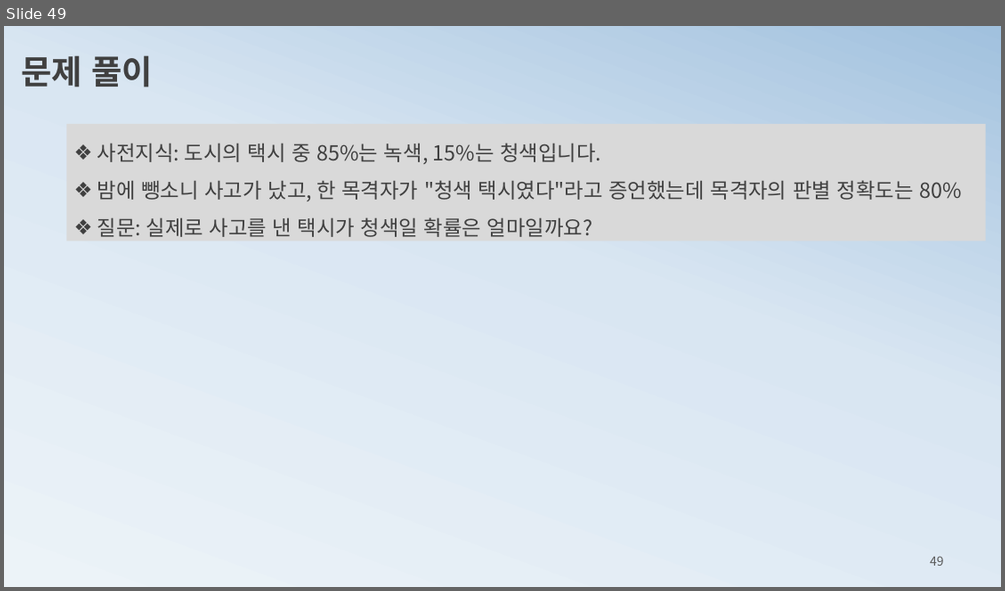
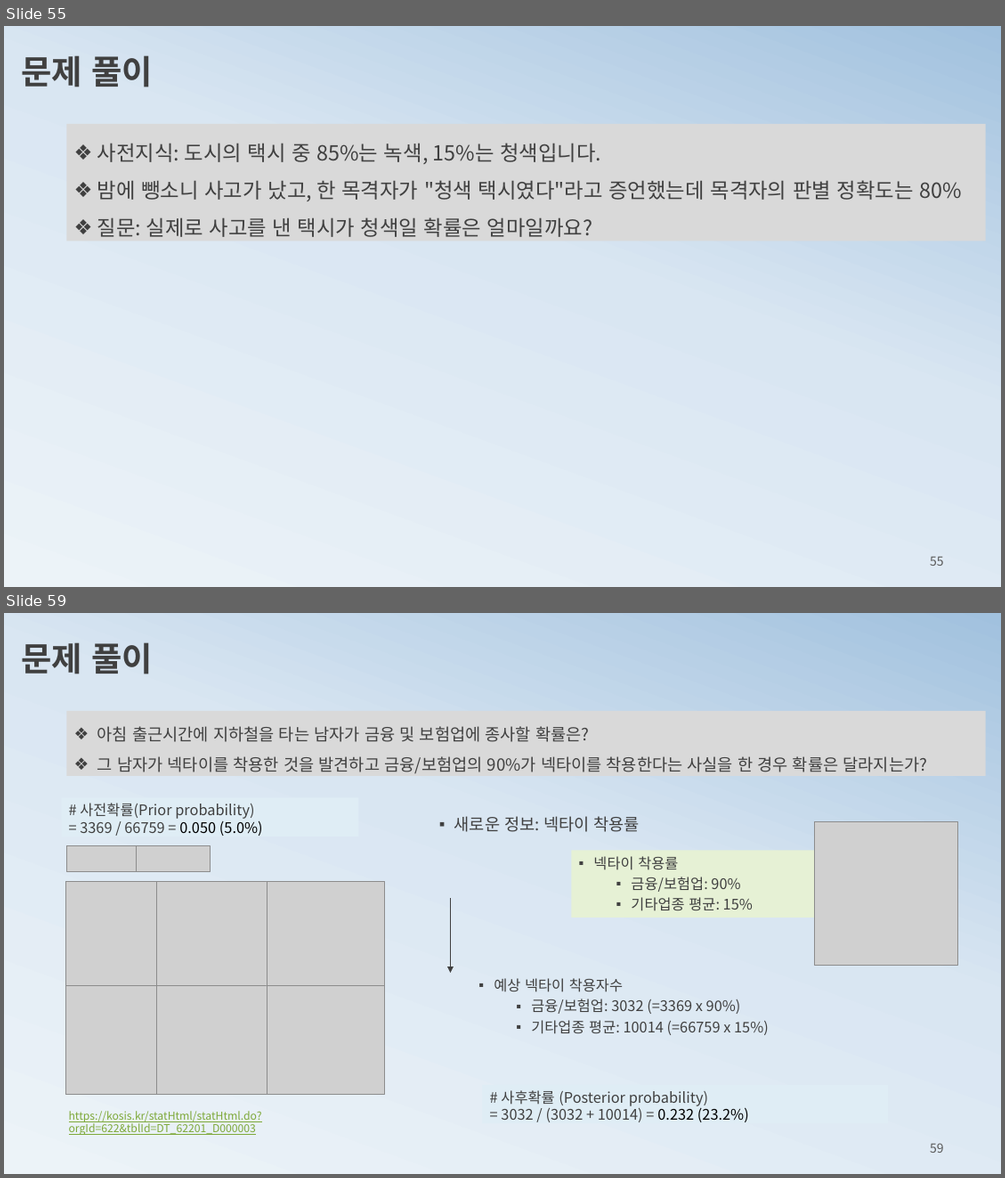
Before and after one commit to ancestor9/mathematics-for-machine-learning, a slide deck: 2_probability theory for machine learning.pptx. Shown one above the other, each under a label of ours: slide 49 before the commit, slides 55 and 59 after it; the slides between them are not shown. The pictures are 1005x591 and 1005x1178 pixels, drawn with LibreOffice and Linux fonts; fonts in the diff are those of the drawing; grey boxes stand for pictures. Boxes give left, top, right and bottom in pixels: in the first picture for what was removed or moved away, otherwise in the second. Text is boxed around its words. In the diff, an @@ line names an element or a change of style, - is before the commit and + after.

```diff
--- a/2_probability theory for machine learning.pptx
+++ b/2_probability theory for machine learning.pptx
@@ slide 59 added at (x1=4, y1=613, x2=1001, y2=1174), background gradient #ECF3F8 to #D9E6F2 to #A1C1DE @@
@@ text added at (x1=21, y1=642, x2=153, y2=674), 32 pt, text #404040, bold @@
+문제 풀이
@@ rectangle added at (x1=67, y1=711, x2=985, y2=776), fill #D9D9D9, 16 pt, text #404040 @@
+❖ 아침 출근시간에 지하철을 타는 남자가 금융 및 보험업에 종사할 확률은?
+❖ 그 남자가 넥타이를 착용한 것을 발견하고 금융/보험업의 90%가 넥타이를 착용한다는 사실을 한 경우 확률은 달라지는가?
@@ text added at (x1=80, y1=803, x2=263, y2=835), 14 pt, text #404040 @@
+# 사전확률(Prior probability)
+= 3369 / 66759 = 0.050 (5.0%)
@@ text added at (x1=454, y1=816, x2=639, y2=832), 16 pt, text #404040 @@
+▪ 새로운 정보: 넥타이 착용률
@@ picture added at (x1=815, y1=822, x2=957, y2=965) @@
@@ picture added at (x1=67, y1=845, x2=137, y2=871) @@
@@ picture added at (x1=136, y1=845, x2=210, y2=871) @@
@@ rectangle added at (x1=571, y1=850, x2=830, y2=917), fill #E6F1D5, 14 pt, text #404040 @@
+▪ 넥타이 착용률
+  ▪ 금융/보험업: 90%
+  ▪ 기타업종 평균: 15%
@@ arrow added from (451, 898) to (451, 973), #404040 1 pt @@
@@ group added at (x1=65, y1=882, x2=385, y2=1094): 6 pictures @@
@@ text added at (x1=494, y1=978, x2=769, y2=1035), 14 pt, text #404040 @@
+▪ 예상 넥타이 착용자수
+  ▪ 금융/보험업: 3032 (=3369 x 90%)
+  ▪ 기타업종 평균: 10014 (=66759 x 15%)
@@ text added at (x1=501, y1=1090, x2=749, y2=1122), 14 pt, text #404040 @@
+# 사후확률 (Posterior probability)
+= 3032 / (3032 + 10014) = 0.232 (23.2%)
@@ text added at (x1=69, y1=1111, x2=262, y2=1135), 10.5 pt, text #7EA939, underline @@
+https://kosis.kr/statHtml/statHtml.do?orgId=622&tblId=DT_62201_D000003
@@ page number added at (x1=930, y1=1143, x2=944, y2=1152), 12 pt, text #595959 @@
+59
@@ what was slide 49 is now slide 55 @@
@@ page number at (x1=930, y1=556, x2=944, y2=565): text changed @@
-49
+55
```
Also in this commit, not shown: 4 slides changed, 9 other slides added, 2 slides removed.
